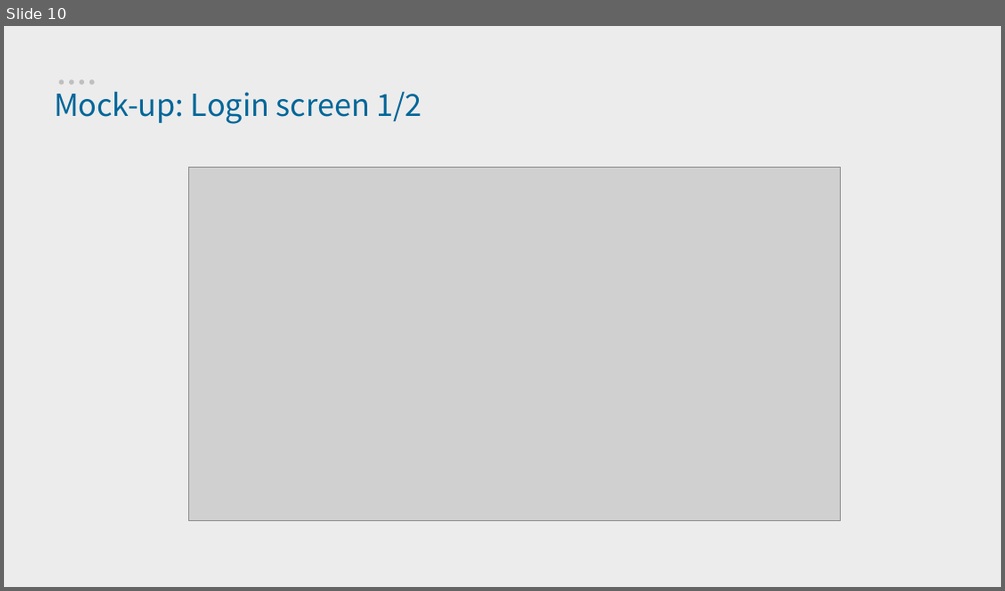
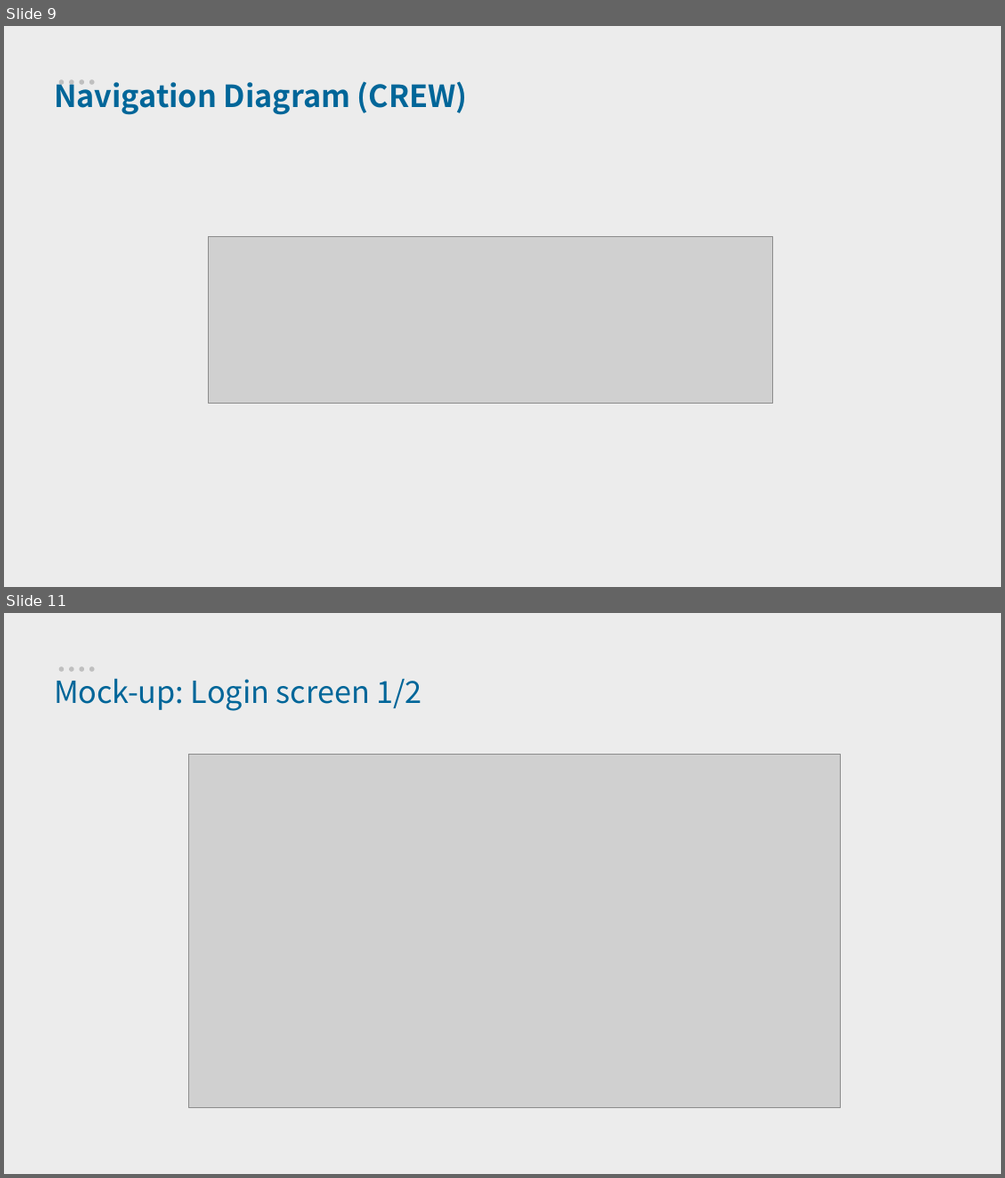
Before and after one commit to Samiaksabi/GL-M1, a slide deck: presentation/presentation.odp. Shown one above the other, each under a label of ours: slide 10 before the commit, slides 9 and 11 after it; the slides between them are not shown. The pictures are 1005x591 and 1005x1178 pixels, drawn with LibreOffice and Linux fonts; fonts in the diff are those of the drawing; grey boxes stand for pictures. Boxes give left, top, right and bottom in pixels: in the first picture for what was removed or moved away, otherwise in the second. Text is boxed around its words. In the diff, an @@ line names an element or a change of style, - is before the commit and + after.

```diff
--- a/presentation/presentation.odp
+++ b/presentation/presentation.odp
@@ slide 9 added at <box>4,26,1001,587</box>, background #FFFFFF; not listed: 5 template elements that a slide beside it also shows @@
@@ title added at <box>54,80,468,115</box>, 22 pt, text #006699, bold @@
+Navigation Diagram (CREW)
@@ picture added at <box>209,236,774,402</box> @@
@@ what was slide 10 is now slide 11 @@
```
Also in this commit, not shown: 2 slides changed, 5 other slides added, 2 slides removed, 18 other files.
